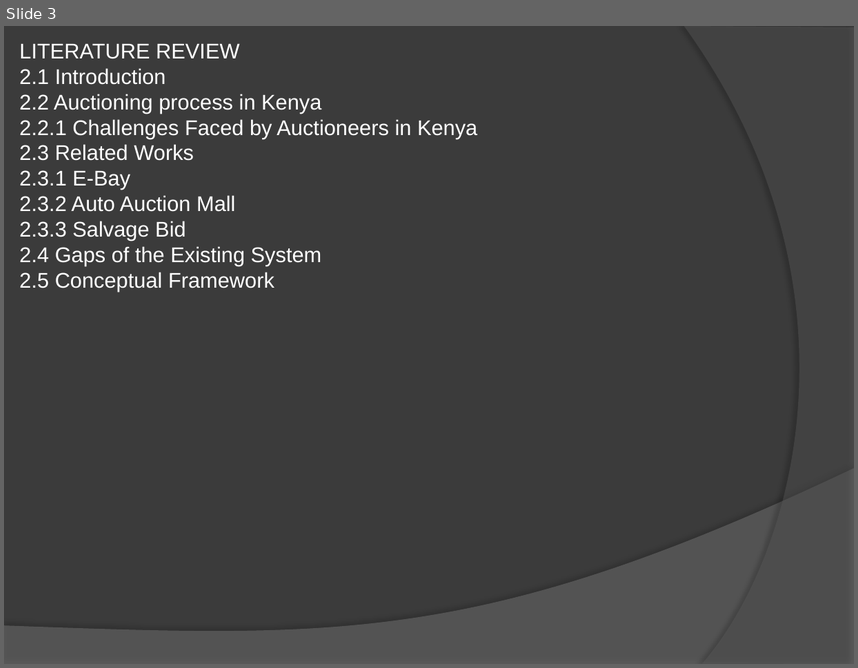
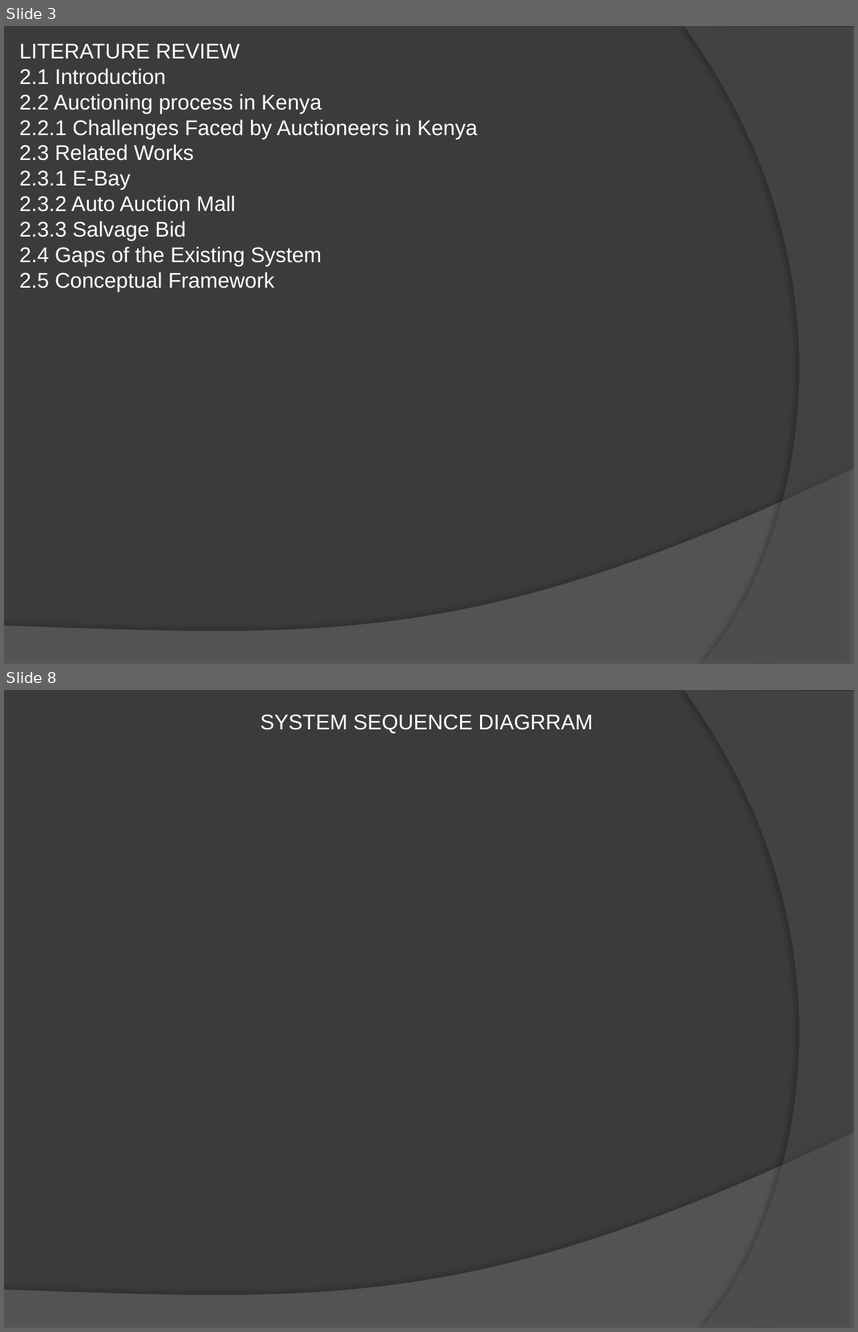
Before and after one commit to NickBwalley/Online-Car-Auctioning-System-Documentation, a slide deck: OCAS/Nicholas Bwalley_PowerPoint_122790.pptx. Shown one above the other, each under a label of ours: slide 3 before the commit, slides 3 and 8 after it; the slides between them are not shown. The pictures are 858x668 and 858x1332 pixels, drawn with LibreOffice and Linux fonts; fonts in the diff are those of the drawing; background and template pictures are left out. Boxes give left, top, right and bottom in pixels: in the first picture for what was removed or moved away, otherwise in the second. Text is boxed around its words. In the diff, an @@ line names an element or a change of style, - is before the commit and + after.

```diff
--- a/OCAS/Nicholas Bwalley_PowerPoint_122790.pptx
+++ b/OCAS/Nicholas Bwalley_PowerPoint_122790.pptx
@@ slide 8 added at (4,690,854,1328), background picture (left out); not listed: 2 template elements that a slide beside it also shows @@
@@ text added at (260,714,593,733), 18 pt, text #FFFFFF @@
+SYSTEM SEQUENCE DIAGRRAM
```
Also in this commit, not shown: 1 slide changed, 6 other slides added, 5 slides removed.
